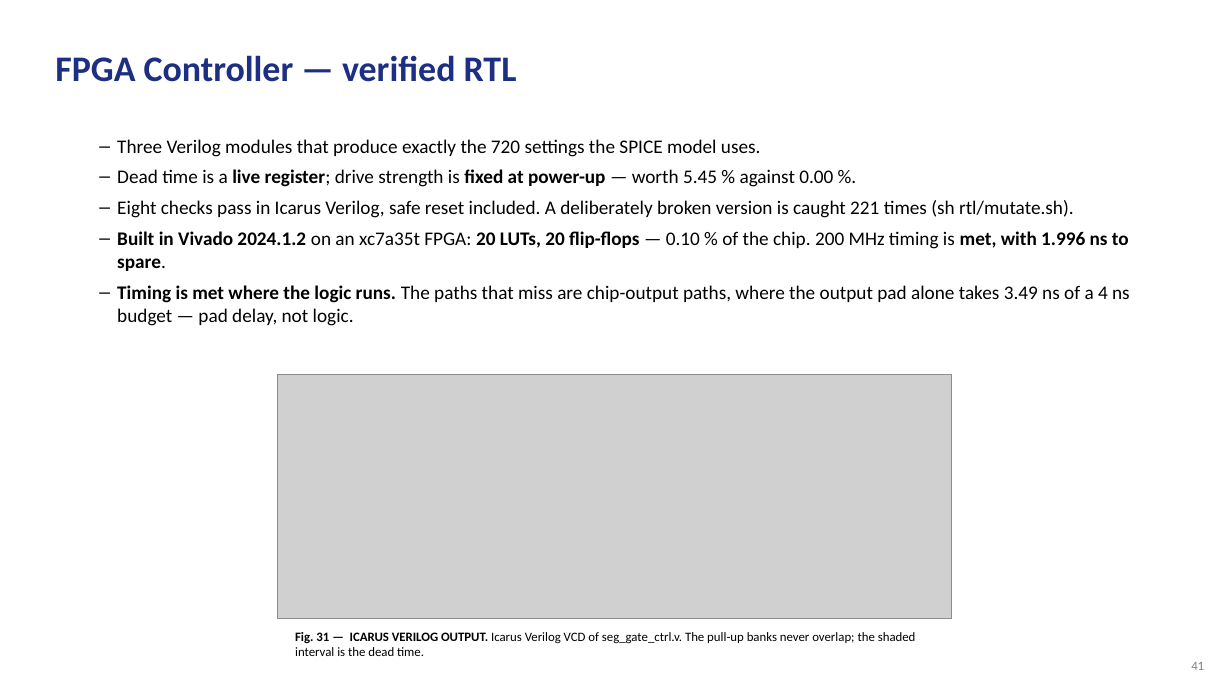
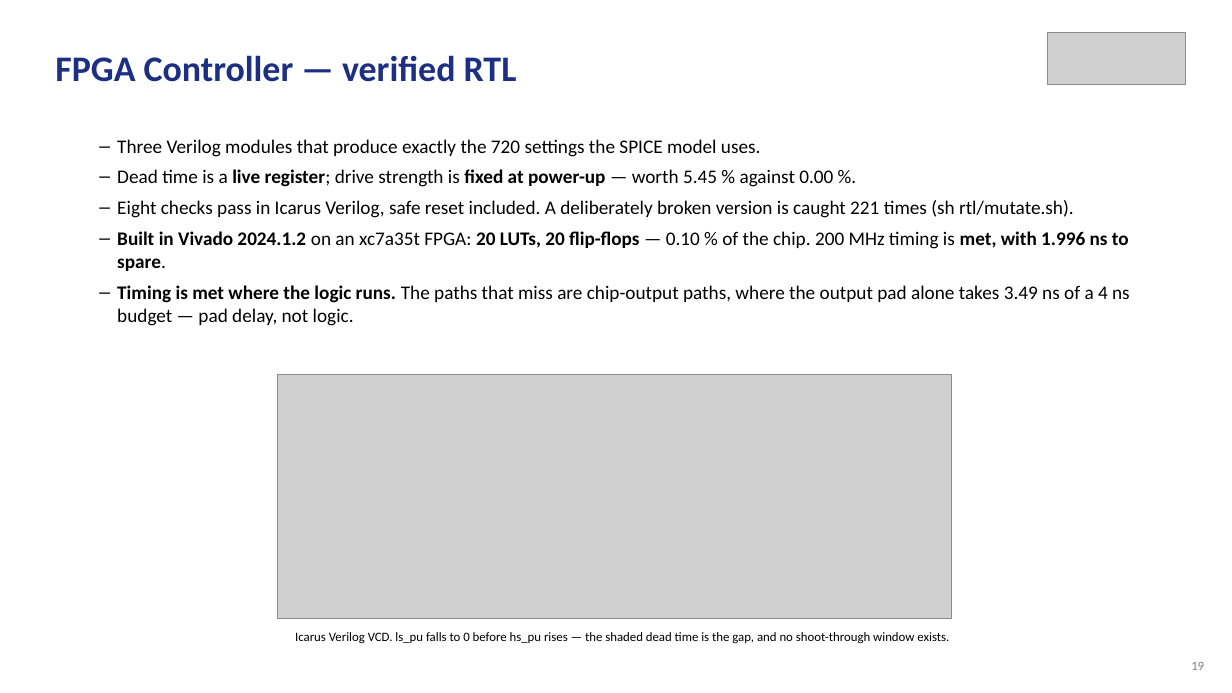
Before and after one commit to Amritha902/gan-driver, a slide deck: slide 19 of review/Review1_GaN_Segmented_Gate_Driver.pptx (slide 41 before the commit). Drawn at 1232x693 pixels with LibreOffice and Linux fonts; fonts in the diff are those of the drawing; grey boxes stand for pictures. Boxes give left, top, right and bottom in pixels: in the first picture for what was removed or moved away, otherwise in the second. Text is boxed around its words. In the diff, an @@ line names an element or a change of style, - is before the commit and + after.

```diff
--- a/review/Review1_GaN_Segmented_Gate_Driver.pptx
+++ b/review/Review1_GaN_Segmented_Gate_Driver.pptx
@@ picture added at [1047,32,1186,85] @@
@@ text at [295,632,949,644]: text changed @@
-Fig. 31 — ICARUS VERILOG OUTPUT. Icarus Verilog VCD of seg_gate_ctrl.v. The pull-up banks never overlap; the shaded interval is the dead time.
+Icarus Verilog VCD. ls_pu falls to 0 before hs_pu rises — the shaded dead time is the gap, and no shoot-through window exists.
@@ text at [1191,662,1204,670]: text changed @@
-41
+19
```
Also in this commit, not shown: 19 other slides changed, 15 slides added, 32 slides removed, 5 other files.
